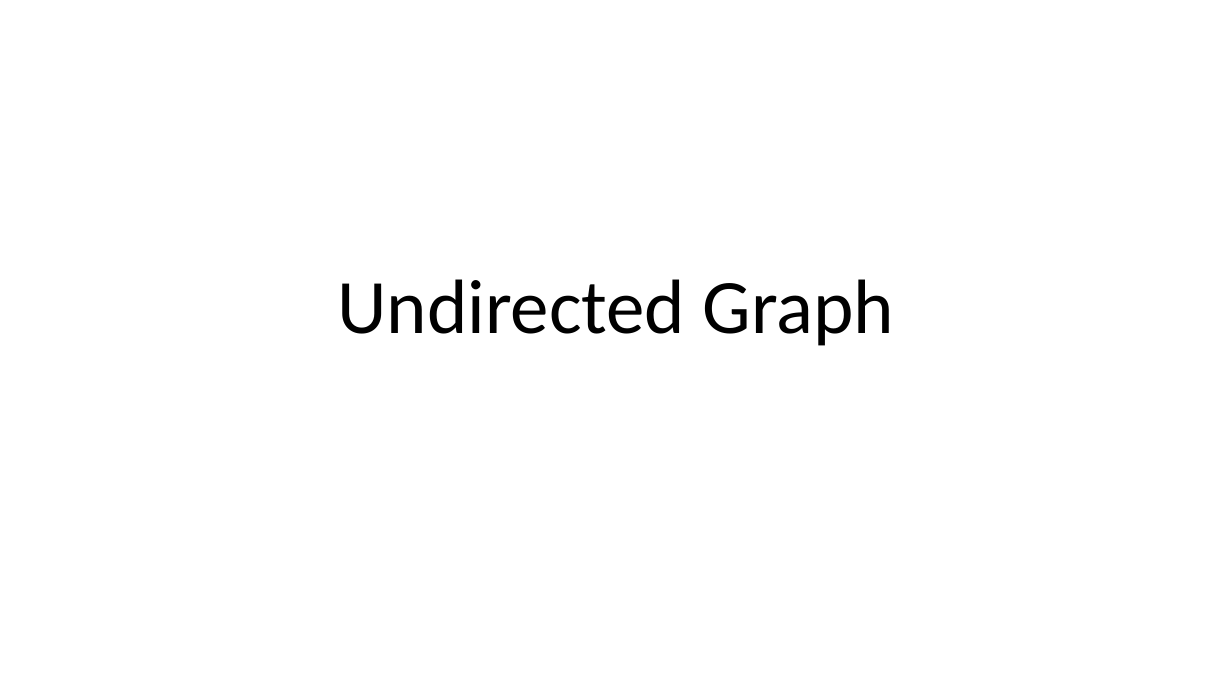
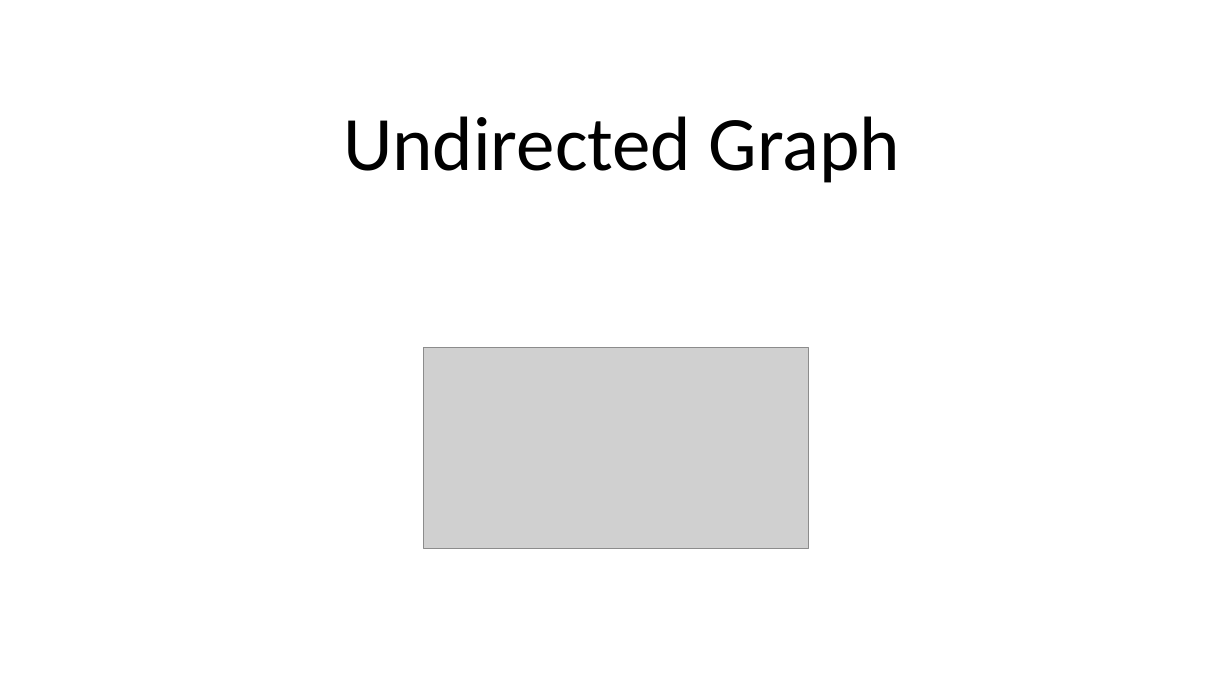
Before and after one commit to tapaswenipathak/Presentations, a slide deck: slide 7 of PyLadies Remote/Data-Structures-and-Algorithms-using-Python/Data Structures and Algorithms using Python.pptx (slide 4 before the commit). Drawn at 1232x693 pixels with LibreOffice and Linux fonts; fonts in the diff are those of the drawing; grey boxes stand for pictures. Boxes give left, top, right and bottom in pixels: in the first picture for what was removed or moved away, otherwise in the second. Text is boxed around its words. In the diff, an @@ line names an element or a change of style, - is before the commit and + after.

```diff
--- a/PyLadies Remote/Data-Structures-and-Algorithms-using-Python/Data Structures and Algorithms using Python.pptx
+++ b/PyLadies Remote/Data-Structures-and-Algorithms-using-Python/Data Structures and Algorithms using Python.pptx
@@ title "Undirected Graph": place and size @@
-title "Undirected Graph" at (337, 279, 895, 346)
+title "Undirected Graph" at (343, 116, 901, 183)
@@ picture added at (424, 348, 809, 548) @@
```
Also in this commit, not shown: 2 other slides changed, 5 slides added, 1 other file.
